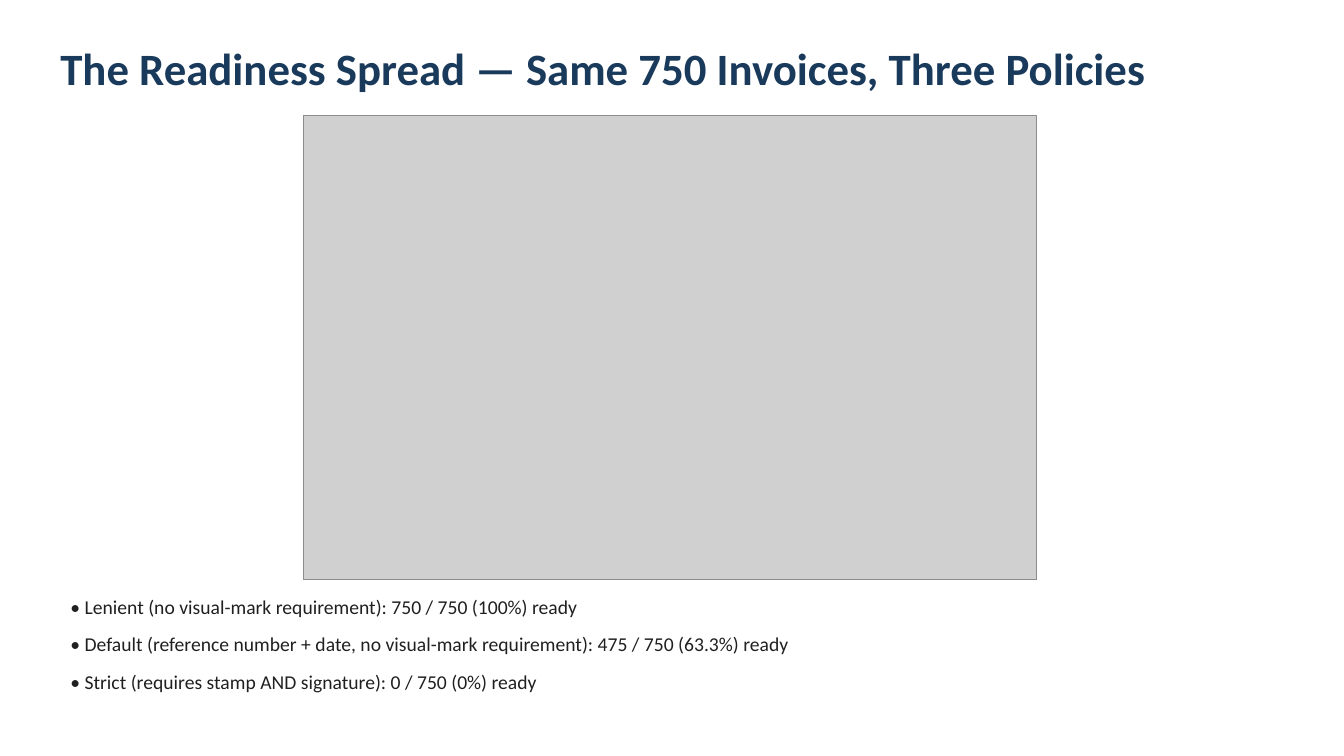
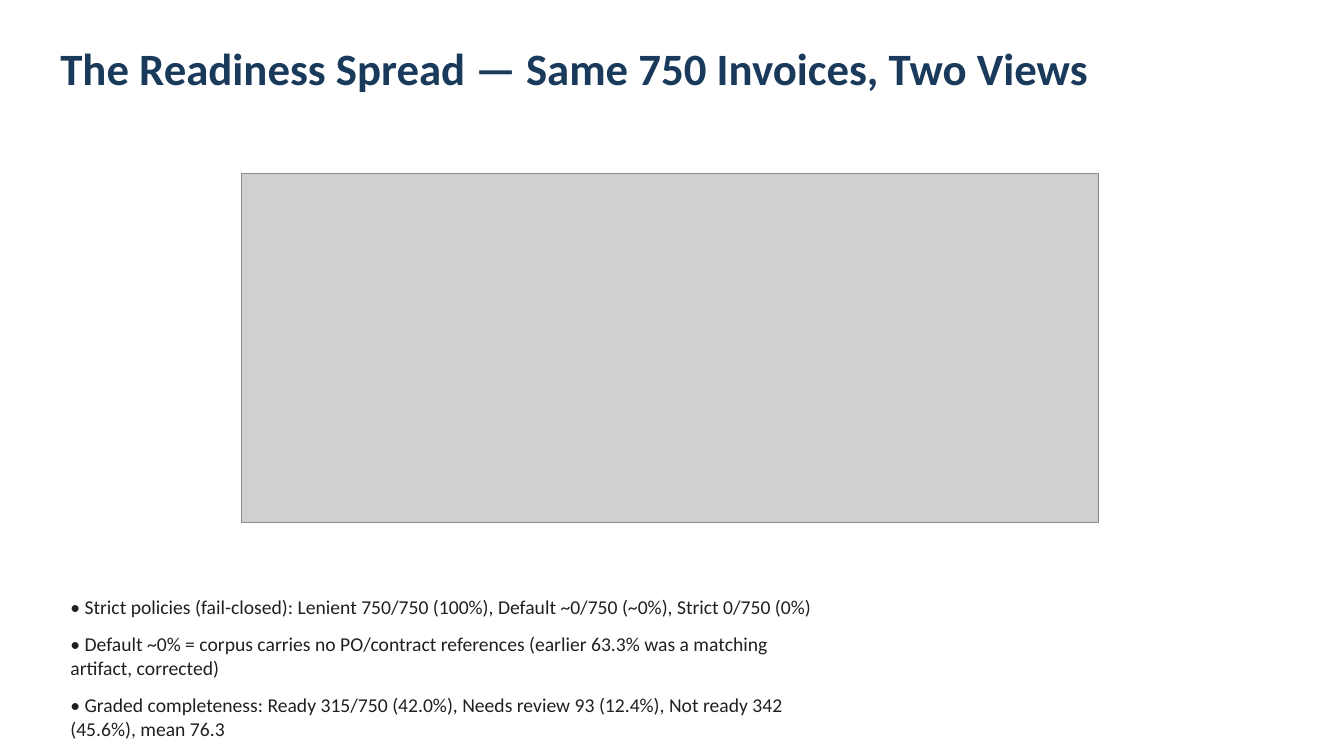
Before and after one commit to rolvr/DL2_InvoiceAI, a slide deck: slide 12 of presentation/slide_deck.pptx. Drawn at 1344x756 pixels with LibreOffice and Linux fonts; fonts in the diff are those of the drawing; grey boxes stand for pictures. Boxes give left, top, right and bottom in pixels: in the first picture for what was removed or moved away, otherwise in the second. Text is boxed around its words. In the diff, an @@ line names an element or a change of style, - is before the commit and + after.

Commit message:
Correct presentation to two-view readiness (strict ~0% + graded 42/12/46); regenerate docx/pptx/chart; fix build scripts

```diff
--- a/presentation/slide_deck.pptx
+++ b/presentation/slide_deck.pptx
@@ text at (60, 53, 1088, 92): text changed @@
-The Readiness Spread — Same 750 Invoices, Three Policies
+The Readiness Spread — Same 750 Invoices, Two Views
@@ picture: place and size @@
-picture at (303, 116, 1036, 580)
+picture at (242, 173, 1099, 522)
@@ text at (70, 600, 811, 739): text changed @@
-• Lenient (no visual-mark requirement): 750 / 750 (100%) ready
-• Default (reference number + date, no visual-mark requirement): 475 / 750 (63.3%) ready
-• Strict (requires stamp AND signature): 0 / 750 (0%) ready
+• Strict policies (fail-closed): Lenient 750/750 (100%), Default ~0/750 (~0%), Strict 0/750 (0%)
+• Default ~0% = corpus carries no PO/contract references (earlier 63.3% was a matching artifact, corrected)
+• Graded completeness: Ready 315/750 (42.0%), Needs review 93 (12.4%), Not ready 342 (45.6%), mean 76.3
```
Also in this commit, not shown: 1 other slide changed, 7 other files.
